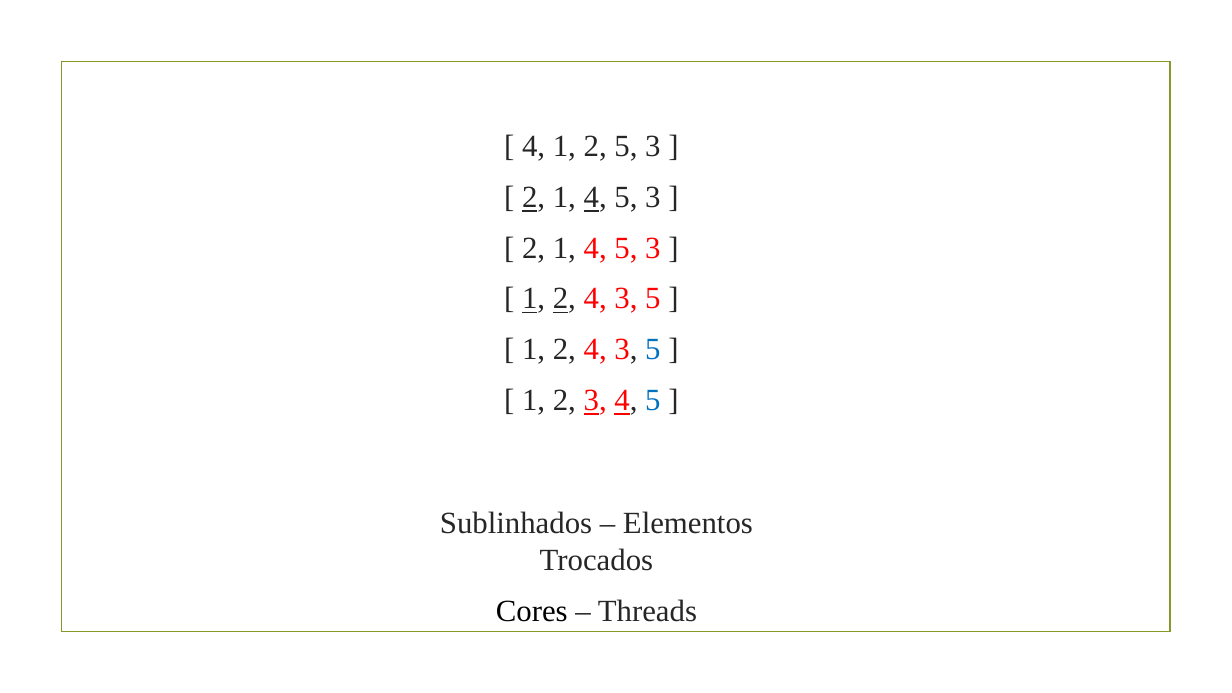
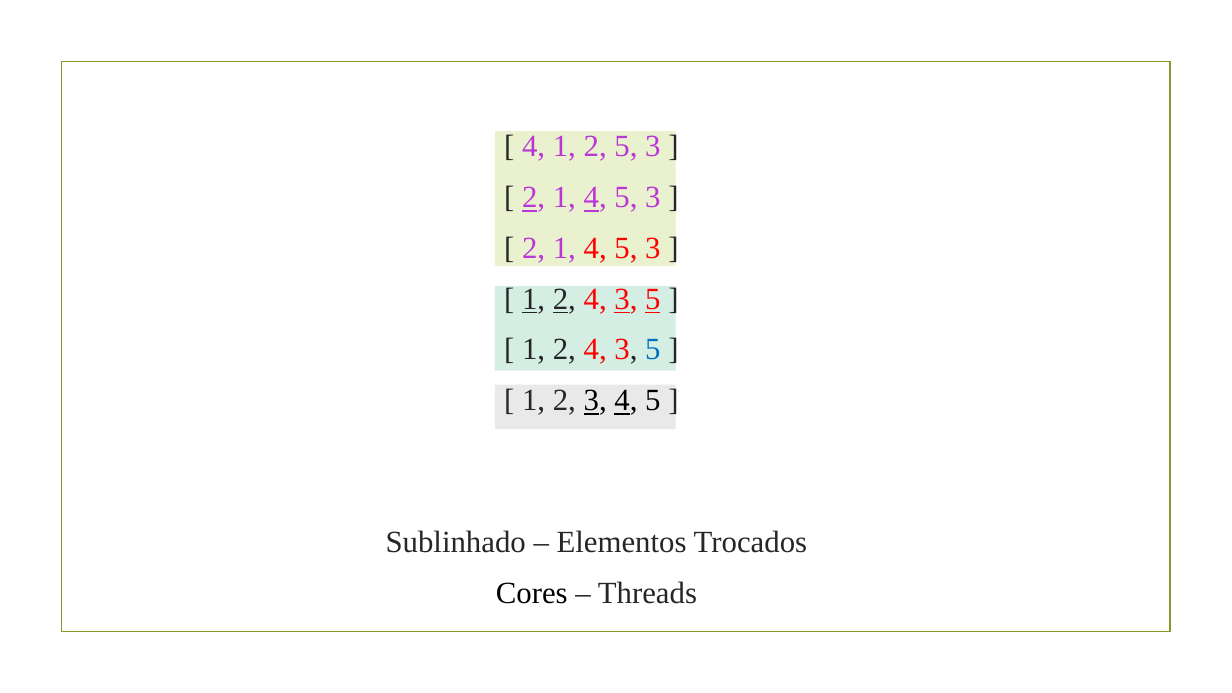
Before and after one commit to NunoOliv/PCP-Trabalho2_3, a slide deck: slide 5 of Apresentação.pptx. Drawn at 1232x693 pixels with LibreOffice and Linux fonts; fonts in the diff are those of the drawing; background and template pictures are left out. Boxes give left, top, right and bottom in pixels: in the first picture for what was removed or moved away, otherwise in the second. Text is boxed around its words. In the diff, an @@ line names an element or a change of style, - is before the commit and + after.

```diff
--- a/Apresentação.pptx
+++ b/Apresentação.pptx
@@ rectangle added at (x1=495, y1=131, x2=676, y2=266), fill #EAF1CE @@
@@ text at (x1=522, y1=135, x2=660, y2=415): text colour #262626 to #BC35D7 in "4, 1, 2, 5, 3", "2, 1, 4, 5, 3", "2, 1,"; underline on in "3, 5"; text colour #FF0000 to #000000 in "3, 4,"; text colour #262626 to #000000 in "4,"; text colour #0070C0 to #000000 in "5" @@
@@ rectangle added at (x1=495, y1=287, x2=676, y2=371), fill #D4EEE3 @@
@@ rectangle added at (x1=495, y1=384, x2=676, y2=429), fill #E9E9E9 @@
@@ text at (x1=386, y1=530, x2=807, y2=553): text changed @@
-Sublinhados – Elementos Trocados
+Sublinhado – Elementos Trocados
```
Also in this commit, not shown: 1 other slide changed, 1 slide added.
